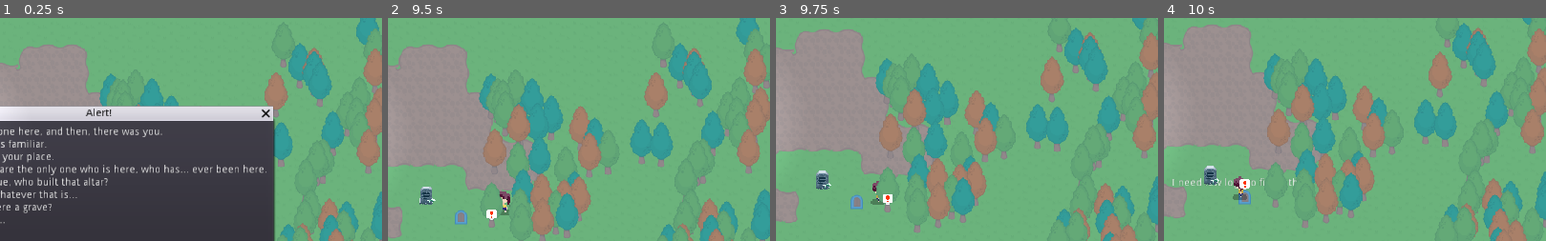
Above: before the commit, frames 1-4 (left to right).
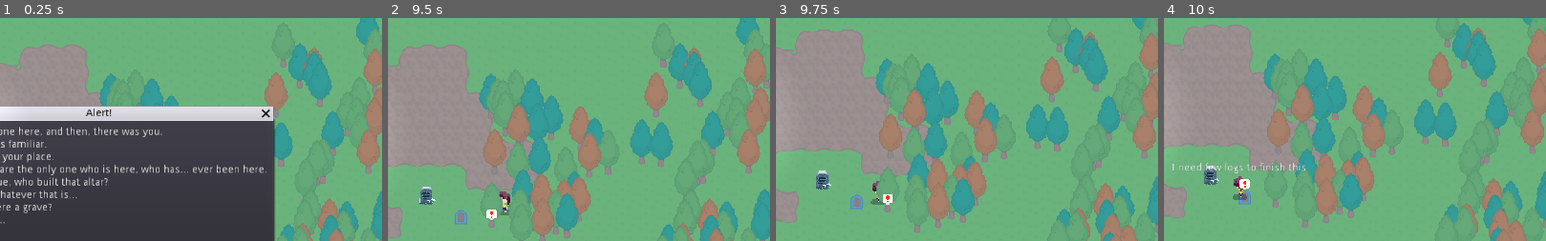
Above: after the commit, the same moments.

Repository: bagedevimo/pxljam19
Game: Godot game, scene res://Game.tscn
Same seed, same stepped clock (60 frames per second), same inputs: the game is played once before the commit and once after it.
Inputs:
- Up to frame 1 (0.25 s): no input
- Up to frame 2 (9.5 s): click "OK" at 0.5 s; tap Enter at 1.25, 5.75 s; hold Right (ui_right) 1.28-2.03 s; tap Space (ui_select) at 1.52, 2, 2.27, 3.77, 4.52, 5.27, 6.77, 7.52, 8.27 s; hold Down (ui_down) 2.03-2.78 s; hold Right (ui_right) 2.78-3.53 s; hold Up (ui_up) 3.53-4.28 s; hold Left (ui_left) 4.28-5.78 s; hold Down (ui_down) 5.78-6.53 s; hold Right (ui_right) 6.53-7.28 s; hold Up (ui_up) 7.28-8.03 s; hold Right (ui_right) 8.03-8.78 s; hold Down (ui_down) from 8.78 s (still down)
- Up to frame 3 (9.75 s): release Down (ui_down) at 9.53 s; hold Left (ui_left) from 9.53 s (still down)
- Up to frame 4 (10 s): keep holding Left (ui_left); tap Space (ui_select) at 9.77 s
The pictures show only the part of the screen within x 35-85%, y 10-60%; the shares and areas given below are measured in that part.

Frames 1-3 are identical in both runs. In frame 4, 0.6% of the frame differs, in the area x 2-37%, y 64-77%.

Commit message:
Fix player speech

Diff:
--- a/Player.tscn
+++ b/Player.tscn
@@ -186,7 +186,7 @@
 script = ExtResource( 1 )
 
 [node name="Say" parent="." instance=ExtResource( 2 )]
-position = Vector2( 0, -19.0209 )
+position = Vector2( 0, -39.3766 )
 
 [node name="CollisionShape2D" type="CollisionShape2D" parent="."]
 shape = SubResource( 1 )
--- a/Say.tscn
+++ b/Say.tscn
@@ -19,6 +19,8 @@
 }
 
 [node name="Say" type="Node2D"]
+z_index = 100
+z_as_relative = false
 script = ExtResource( 1 )
 
 [node name="Label" type="Label" parent="."]
